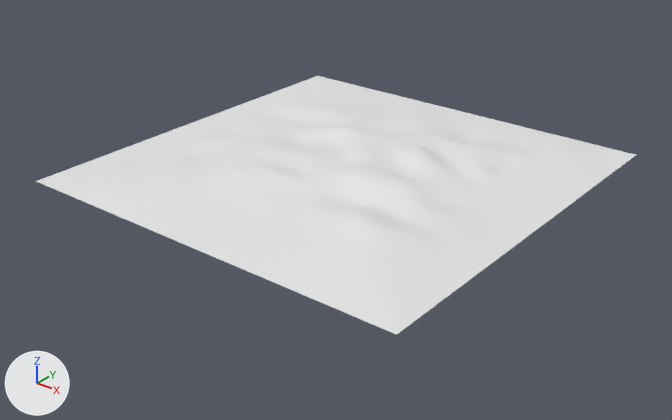
The FBX model Assets/Ground.fbx, before and after one commit.
One viewpoint serves both versions: a camera (50 mm lens) standing at (12.37, -15.82, 8.62) and looking at (0.09, -0.48, -0.89). Every picture has the same lights, and +X, +Y and +Z are marked at lower left. Where no turn or scale is listed for an object, it has been applied to the vertices.

Objects in the first picture: 'Ground'.
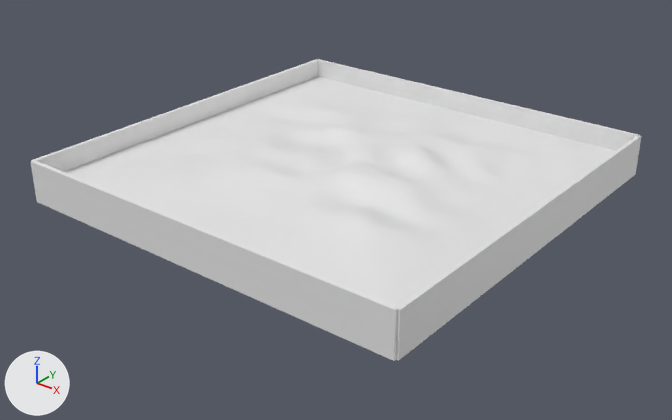
Where the change shows, as pixel boxes [x1, y1, x2, y2] in the pictures (672 x 420 px):
'Wall.2', added: after [31, 160, 399, 361]
'Wall', added: after [396, 136, 641, 361]
'Wall.3', added: after [318, 59, 640, 150]
'Wall.1', added: after [31, 59, 318, 172]

The change, as a diff of the scene's bpy script:
```diff
--- a/Assets/Ground.fbx.py
+++ b/Assets/Ground.fbx.py
@@ me_mesh_117388864 @@
+me_mesh_117388864.from_pydata(...)  # a box spanning x -5.0..5.0, y -0.05..0.05, z -0.5..0.5
@@ me_mesh_20825712 @@
+me_mesh_20825712.from_pydata(...)  # a box spanning x -0.05..0.05, y -5.0..5.0, z -0.5..0.5
@@ me_mesh_119278128 @@
+me_mesh_119278128.from_pydata(...)  # a box spanning x -5.0..5.0, y -0.05..0.05, z -0.5..0.5
@@ me_mesh_116432256 @@
+me_mesh_116432256.from_pydata(...)  # a box spanning x -0.05..0.05, y -5.0..5.0, z -0.5..0.5
@@ ob_wall_2 @@
+ob_wall_2 = bpy.data.objects.new('Wall.2', me_mesh_117388864)
+ob_wall_2.location = (0.0, -5.0, 0.0)
@@ ob_wall @@
+ob_wall = bpy.data.objects.new('Wall', me_mesh_20825712)
+ob_wall.location = (5.0, 0.0, 0.0)
@@ ob_wall_3 @@
+ob_wall_3 = bpy.data.objects.new('Wall.3', me_mesh_119278128)
+ob_wall_3.location = (0.0, 5.0, 0.0)
@@ ob_wall_1 @@
+ob_wall_1 = bpy.data.objects.new('Wall.1', me_mesh_116432256)
+ob_wall_1.location = (-5.0, 0.0, 0.0)
```
